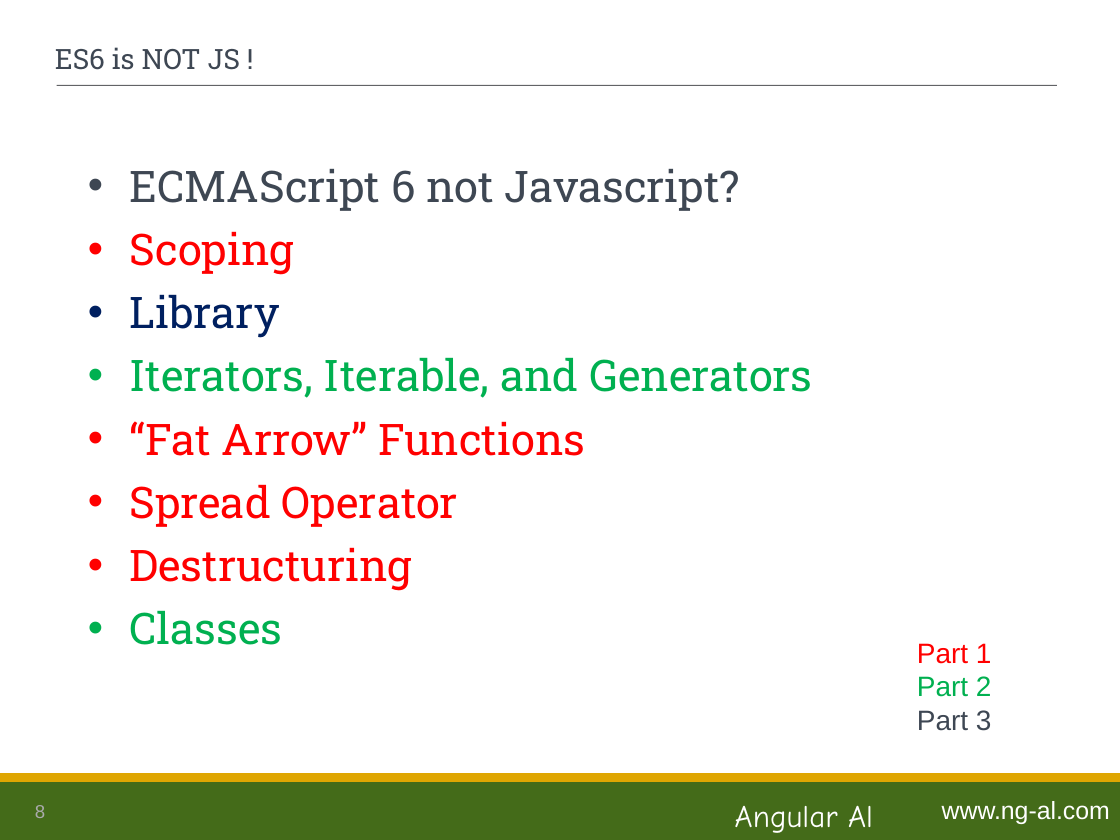
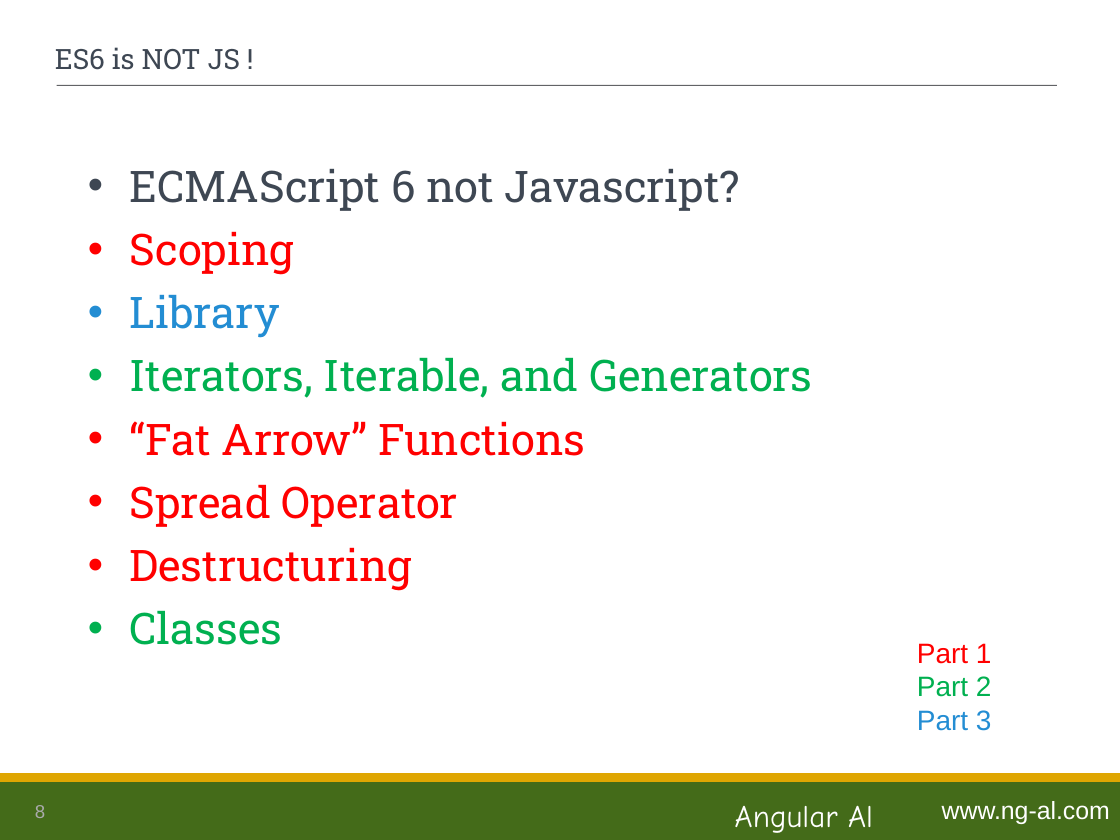
Before and after one commit to ng-al/es6-Intro, a slide deck: slide 8 of es6_Intro.ppt. Drawn at 1120x840 pixels with LibreOffice and Linux fonts; fonts in the diff are those of the drawing. Boxes give left, top, right and bottom in pixels: in the first picture for what was removed or moved away, otherwise in the second. Text is boxed around its words. In the diff, an @@ line names an element or a change of style, - is before the commit and + after.

```diff
--- a/es6_Intro.ppt
+++ b/es6_Intro.ppt
@@ text at (130,294,280,338): text colour #002060 to #238DD3 in "Library"; bullet colour #002060 to #238DD3 @@
@@ text at (917,710,992,731): text colour #3E4753 to #238DD3 in "Part 3" @@
```
Also in this commit, not shown: 1 other slide changed, 1 slide added.
